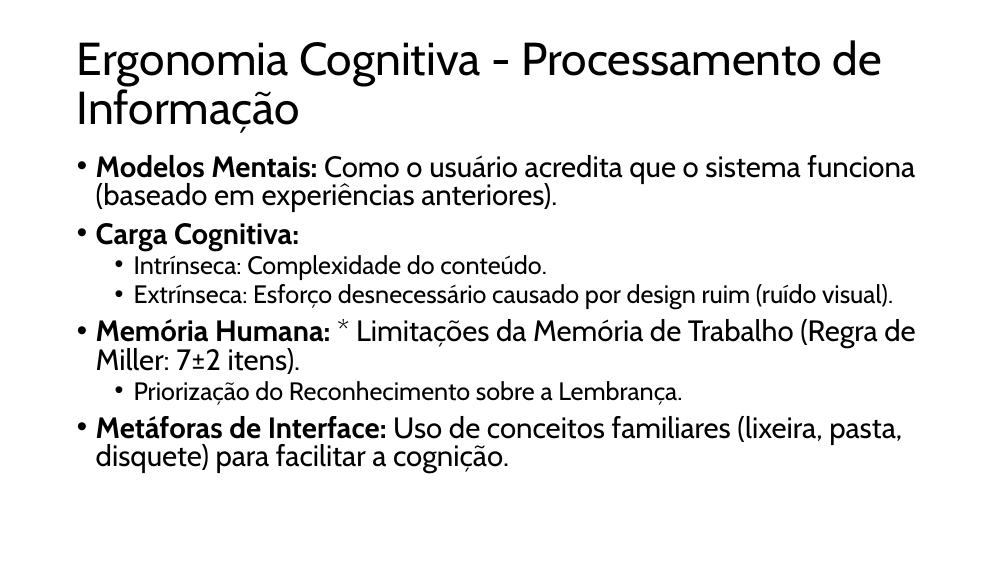
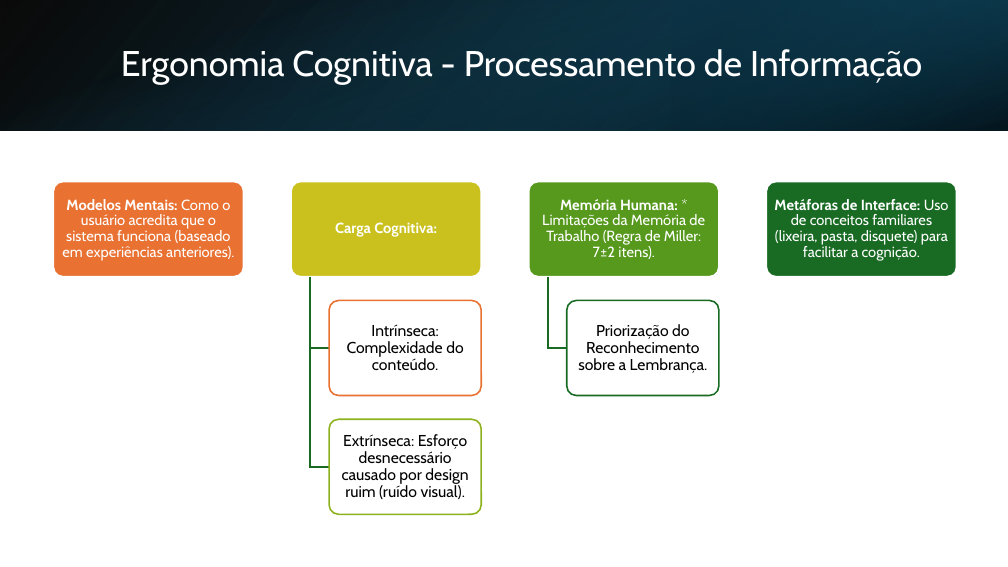
Before and after one commit to spositoL/pericia.judicial, a slide deck: slide 6 of documentos/aulas/aula-27-02-2026-expositiva-ergonomia-cognitiva-e-fisica-no-design.pptx (slide 5 before the commit). Drawn at 1008x567 pixels with LibreOffice and Linux fonts; fonts in the diff are those of the drawing. Boxes give left, top, right and bottom in pixels: in the first picture for what was removed or moved away, otherwise in the second. Text is boxed around its words. In the diff, an @@ line names an element or a change of style, - is before the commit and + after.

```diff
--- a/documentos/aulas/aula-27-02-2026-expositiva-ergonomia-cognitiva-e-fisica-no-design.pptx
+++ b/documentos/aulas/aula-27-02-2026-expositiva-ergonomia-cognitiva-e-fisica-no-design.pptx
@@ rectangle added at bbox=[0, 0, 1008, 130], fill gradient #000000 to #104862 @@
@@ rectangle added at bbox=[0, 0, 1008, 130], fill gradient #156082 to #000000 @@
@@ title "Ergonomia Cognitiva - Processamento de ...": place and size @@
-title "Ergonomia Cognitiva - Processamento de ..." at bbox=[77, 40, 882, 133]
+title "Ergonomia Cognitiva - Processamento de ..." at bbox=[121, 49, 922, 84]
@@ title "Ergonomia Cognitiva - Processamento de ..." at bbox=[121, 49, 922, 84]: size 44 to 34 pt, text colour #000000 to #FFFFFF @@
@@ rectangle added at bbox=[672, 0, 1008, 130], fill gradient #0B3041 to #156082 @@
@@ text removed at bbox=[96, 155, 915, 473] @@
-• Modelos Mentais: Como o usuário acredita que o sistema funciona (baseado em experiências anteriores).
-• Carga Cognitiva:
-  • Intrínseca: Complexidade do conteúdo.
-  • Extrínseca: Esforço desnecessário causado por design ruim (ruído visual).
-• Memória Humana: * Limitações da Memória de Trabalho (Regra de Miller: 7±2 itens).
-  • Priorização do Reconhecimento sobre a Lembrança.
-• Metáforas de Interface: Uso de conceitos familiares (lixeira, pasta, disquete) para facilitar a cognição.
@@ group added at bbox=[54, 181, 957, 515]: 7 rounded rectangles, 7 texts, 3 freeform shapes @@
+Modelos Mentais: Como o usuário acredita que o sistema funciona (baseado em experiências anteriores).
+Carga Cognitiva:
+Intrínseca: Complexidade do conteúdo.
+Extrínseca: Esforço desnecessário causado por design ruim (ruído visual).
+Memória Humana: * Limitações da Memória de Trabalho (Regra de Miller: 7±2 itens).
+Priorização do Reconhecimento sobre a Lembrança.
+Metáforas de Interface: Uso de conceitos familiares (lixeira, pasta, disquete) para facilitar a cognição.
```
Also in this commit, not shown: 7 other slides changed, 6 slides added, 1 slide removed, 5 other files.
